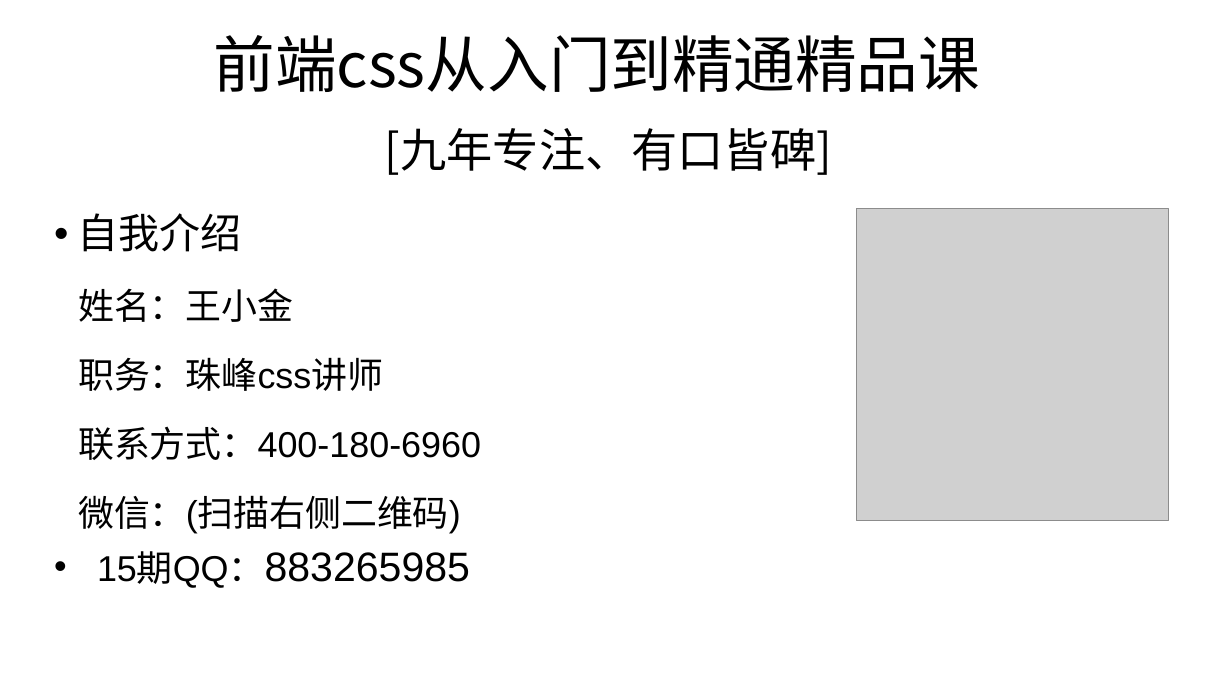
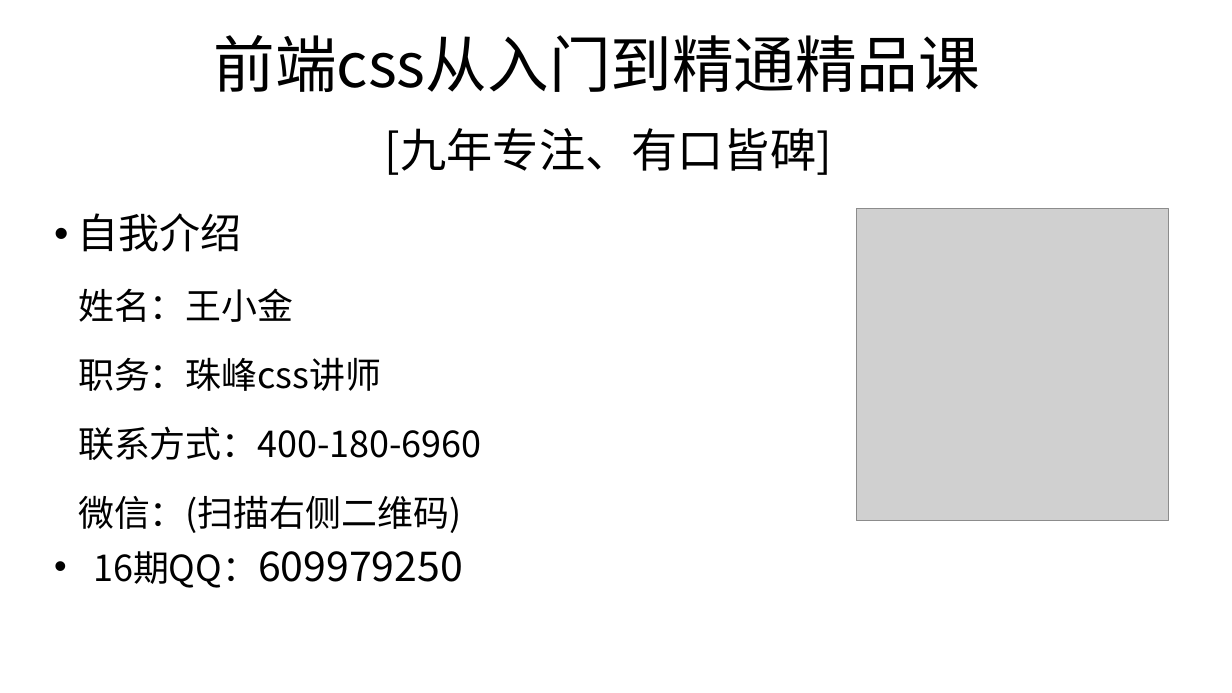
Before and after one commit to wangxiaojingit/15ClassReady1, a slide deck: slide 2 of day01/课件PPT模板.pptx. Drawn at 1232x693 pixels with LibreOffice and Linux fonts; fonts in the diff are those of the drawing; grey boxes stand for pictures; background and template pictures are left out. Boxes give left, top, right and bottom in pixels: in the first picture for what was removed or moved away, otherwise in the second. Text is boxed around its words. In the diff, an @@ line names an element or a change of style, - is before the commit and + after.

```diff
--- a/day01/课件PPT模板.pptx
+++ b/day01/课件PPT模板.pptx
@@ text at [78, 357, 482, 533]: font Arial to Noto Sans CJK SC in "职务：珠峰css讲师", "联系方式：400-180-6960", "微信：(扫描右侧二维码)" @@
@@ text at [93, 551, 463, 588]: text changed; font Arial to Noto Sans CJK SC @@
-• 15期QQ：883265985
+• 16期QQ：609979250
```
Also in this commit, not shown: 1 slide added, 1 slide removed, 4 other files.
